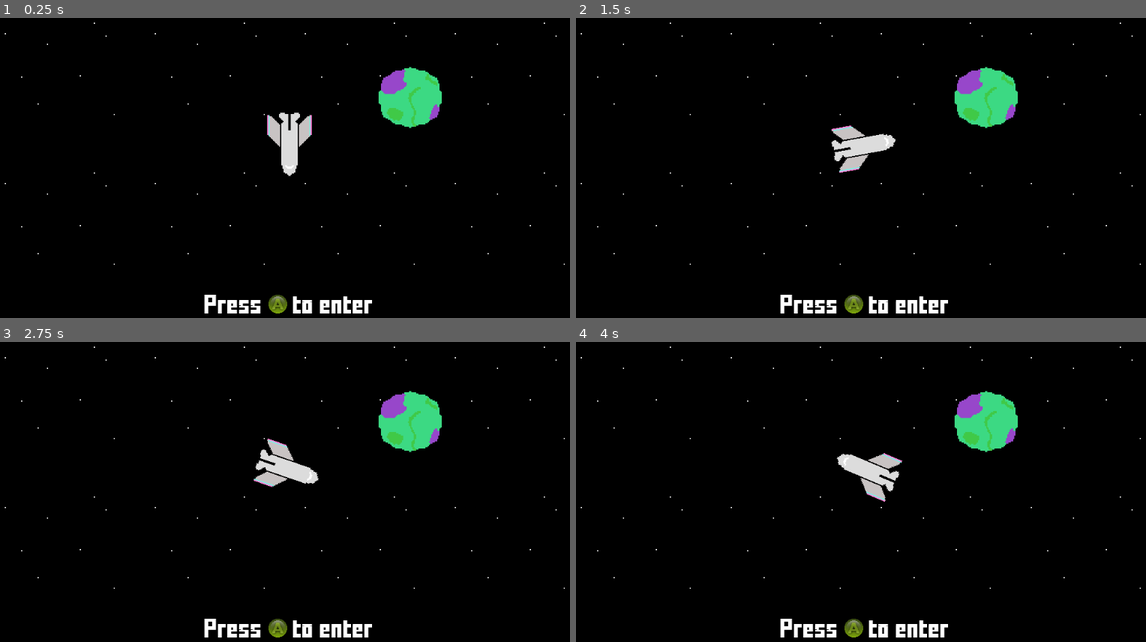
Above: before the commit, frames 1-4 (two rows, left to right).
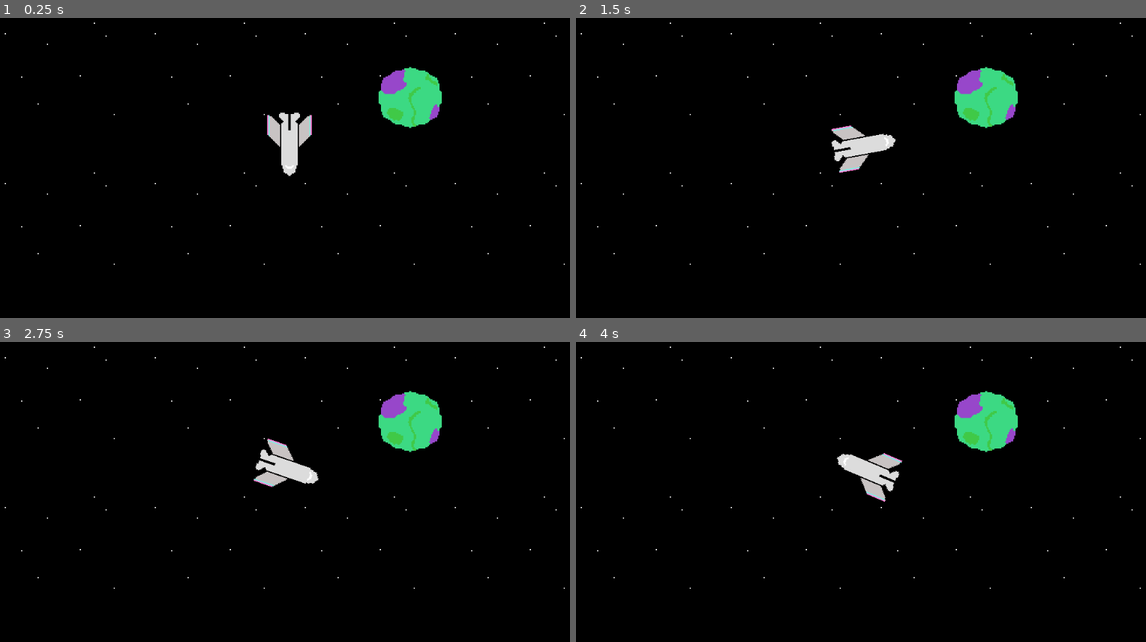
Above: after the commit, the same moments.

Repository: SamP20/LiminalUnicorn
Game: Godot game, scene res://scenes/Main.tscn
Same seed, same stepped clock (60 frames per second), same inputs: the game is played once before the commit and once after it.
Inputs:
- Up to frame 1 (0.25 s): no input
- Up to frame 2 (1.5 s): tap Enter at 0.5, 1.25 s; hold D (move_right) 0.53-1.28 s; hold A (move_left) from 1.28 s (still down)
- Up to frame 3 (2.75 s): tap Enter at 2 s; release A (move_left) at 2.03 s; hold D (move_right) from 2.03 s (still down)
- Up to frame 4 (4 s): tap Enter at 2.75, 3.5 s; release D (move_right) at 3.53 s; hold A (move_left) from 3.53 s (still down)

The runs differ from the first frame. In frame 1, 1.0% of the frame differs, in the area x 35-66%, y 92-99%; in frame 2, 1.0%; in frame 3, 1.0%; in frame 4, 1.0%.

Commit message:
blablabla

Diff:
--- a/Planet.tscn
+++ /dev/null
@@ -1,47 +0,0 @@
-[gd_scene load_steps=4 format=2]
-
-[sub_resource type="GDScript" id=1]
-script/source = "extends Area2D
-
-export var transition_scene: String
-
-# Called when the node enters the scene tree for the first time.
-func _ready():
-	pass # Replace with function body.
-
-# Called every frame. 'delta' is the elapsed time since the previous frame.
-#func _process(delta):
-#	pass
-
-
-
-func _on_Area2D_body_entered(body):
-	if body.has_method(\"set_nearby_planet\"):
-		body.set_nearby_planet(self)
-
-
-func _on_Area2D_body_exited(body):
-	if body.has_method(\"clear_nearby_planet\"):
-		body.clear_nearby_planet()
-"
-
-[sub_resource type="CircleShape2D" id=2]
-radius = 120.0
-
-[sub_resource type="CircleShape2D" id=3]
-radius = 55.0
-
-[node name="Planet" type="Node2D"]
-
-[node name="Area2D" type="Area2D" parent="."]
-script = SubResource( 1 )
-
-[node name="CollisionShape2D" type="CollisionShape2D" parent="Area2D"]
-shape = SubResource( 2 )
-
-[node name="StaticBody2D" type="StaticBody2D" parent="."]
-
-[node name="CollisionShape2D" type="CollisionShape2D" parent="StaticBody2D"]
-shape = SubResource( 3 )
-[connection signal="body_entered" from="Area2D" to="Area2D" method="_on_Area2D_body_entered"]
-[connection signal="body_exited" from="Area2D" to="Area2D" method="_on_Area2D_body_exited"]
--- a/scenes/Main.tscn
+++ b/scenes/Main.tscn
@@ -1,7 +1,24 @@
-[gd_scene load_steps=2 format=2]
+[gd_scene load_steps=3 format=2]
 
 [ext_resource path="res://scenes/Space.tscn" type="PackedScene" id=1]
 
+[sub_resource type="GDScript" id=1]
+script/source = "extends Node2D
+
+# Declare member variables here. Examples:
+# var a = 2
+# var b = \"text\"
+
+# Called when the node enters the scene tree for the first time.
+func _ready():
+	pass # Replace with function body.
+
+# Called every frame. 'delta' is the elapsed time since the previous frame.
+#func _process(delta):
+#	pass
+"
+
 [node name="Main" type="Node2D"]
+script = SubResource( 1 )
 
 [node name="Space" parent="." instance=ExtResource( 1 )]
--- /dev/null
+++ b/scenes/Planet.tscn
@@ -0,0 +1,72 @@
+[gd_scene load_steps=5 format=2]
+
+[sub_resource type="GDScript" id=5]
+script/source = "extends Node2D
+
+export var transition_scene: String
+var visitable = true
+
+# Called when the node enters the scene tree for the first time.
+func _ready():
+	pass # Replace with function body.
+
+# Called every frame. 'delta' is the elapsed time since the previous frame.
+#func _process(delta):
+#	pass
+
+func _on_Area2D_body_entered(body):
+	if body.has_method(\"set_nearby_planet\") and visitable:
+		body.set_nearby_planet(self)
+
+
+func _on_Area2D_body_exited(body):
+	if body.has_method(\"clear_nearby_planet\"):
+		body.clear_nearby_planet()
+
+func fade_from_existence():
+	print(\"Fading\")
+	visitable = false
+	$AnimationPlayer.play(\"FadeFromExistence\")
+
+func transition():
+	pass"
+
+[sub_resource type="CircleShape2D" id=2]
+radius = 120.0
+
+[sub_resource type="CircleShape2D" id=3]
+radius = 55.0
+
+[sub_resource type="Animation" id=4]
+resource_name = "FadeFromExistence"
+length = 3.0
+tracks/0/type = "value"
+tracks/0/path = NodePath("Sprite:modulate")
+tracks/0/interp = 1
+tracks/0/loop_wrap = true
+tracks/0/imported = false
+tracks/0/enabled = true
+tracks/0/keys = {
+"times": PoolRealArray( 0, 3 ),
+"transitions": PoolRealArray( 1, 1 ),
+"update": 0,
+"values": [ Color( 1, 1, 1, 1 ), Color( 1, 1, 1, 0 ) ]
+}
+
+[node name="Planet" type="Node2D"]
+script = SubResource( 5 )
+
+[node name="Area2D" type="Area2D" parent="."]
+
+[node name="CollisionShape2D" type="CollisionShape2D" parent="Area2D"]
+shape = SubResource( 2 )
+
+[node name="StaticBody2D" type="StaticBody2D" parent="."]
+
+[node name="CollisionShape2D" type="CollisionShape2D" parent="StaticBody2D"]
+shape = SubResource( 3 )
+
+[node name="AnimationPlayer" type="AnimationPlayer" parent="."]
+anims/FadeFromExistence = SubResource( 4 )
+[connection signal="body_entered" from="Area2D" to="." method="_on_Area2D_body_entered"]
+[connection signal="body_exited" from="Area2D" to="." method="_on_Area2D_body_exited"]
--- a/scenes/Space.tscn
+++ b/scenes/Space.tscn
@@ -2,7 +2,7 @@
 
 [ext_resource path="res://assets/ship.png" type="Texture" id=1]
 [ext_resource path="res://assets/starfield.png" type="Texture" id=2]
-[ext_resource path="res://Planet.tscn" type="PackedScene" id=3]
+[ext_resource path="res://scenes/Planet.tscn" type="PackedScene" id=3]
 [ext_resource path="res://assets/p1.png" type="Texture" id=4]
 [ext_resource path="res://assets/p2.png" type="Texture" id=5]
 [ext_resource path="res://assets/p3.png" type="Texture" id=6]
@@ -40,6 +40,13 @@
 func _ready():
 	pass # Replace with function body.
 
+
+func _process(delta):
+	if Input.is_action_just_pressed(\"action_primary\") and nearby_planet != null:
+		nearby_planet.fade_from_existence()
+		nearby_planet = null
+		clear_nearby_planet()
+
 # Called every frame. 'delta' is the elapsed time since the previous frame.
 func _integrate_forces(state):
 	applied_torque = (Input.get_action_strength(\"move_right\") - Input.get_action_strength(\"move_left\")) * turn_torque
@@ -97,7 +104,6 @@
 region_rect = Rect2( 0, 0, 512, 512 )
 
 [node name="Planet1" parent="." instance=ExtResource( 3 )]
-editor/display_folded = true
 position = Vector2( 206.49, -81.8167 )
 
 [node name="Sprite" type="Sprite" parent="Planet1"]
@@ -105,7 +111,6 @@
 texture = ExtResource( 4 )
 
 [node name="Planet2" parent="." instance=ExtResource( 3 )]
-editor/display_folded = true
 position = Vector2( 2195.1, -473.587 )
 
 [node name="Sprite" type="Sprite" parent="Planet2"]
@@ -139,11 +144,12 @@
 [node name="CanvasLayer" type="CanvasLayer" parent="."]
 
 [node name="EnterPlanetLabel" type="RichTextLabel" parent="CanvasLayer"]
+visible = false
 anchor_top = 1.0
 anchor_right = 1.0
 anchor_bottom = 1.0
 margin_top = -45.0
-custom_fonts/normal_font = SubResource( 6 )
+custom_fonts/normal_font = SubResource( 4 )
 bbcode_enabled = true
 bbcode_text = "[center]Press [img]assets/a.png[/img] to enter[/center]"
 text = "Press  to enter"
Not shown: 2 places in scenes/Space.tscn that only renumber resources
